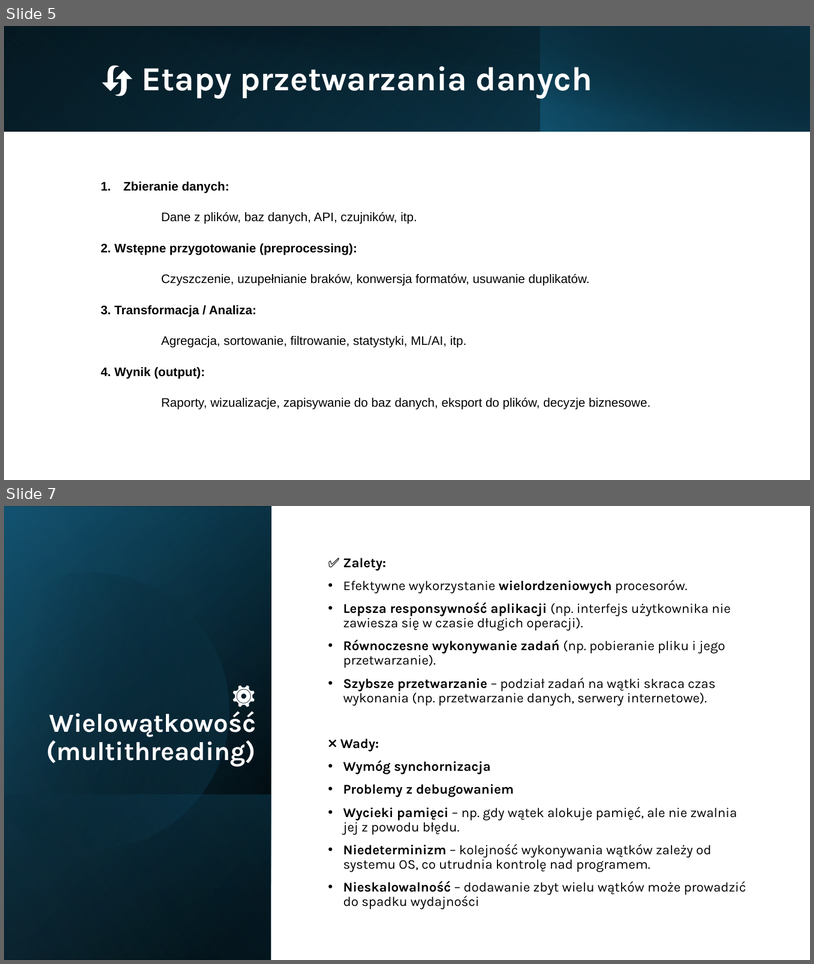
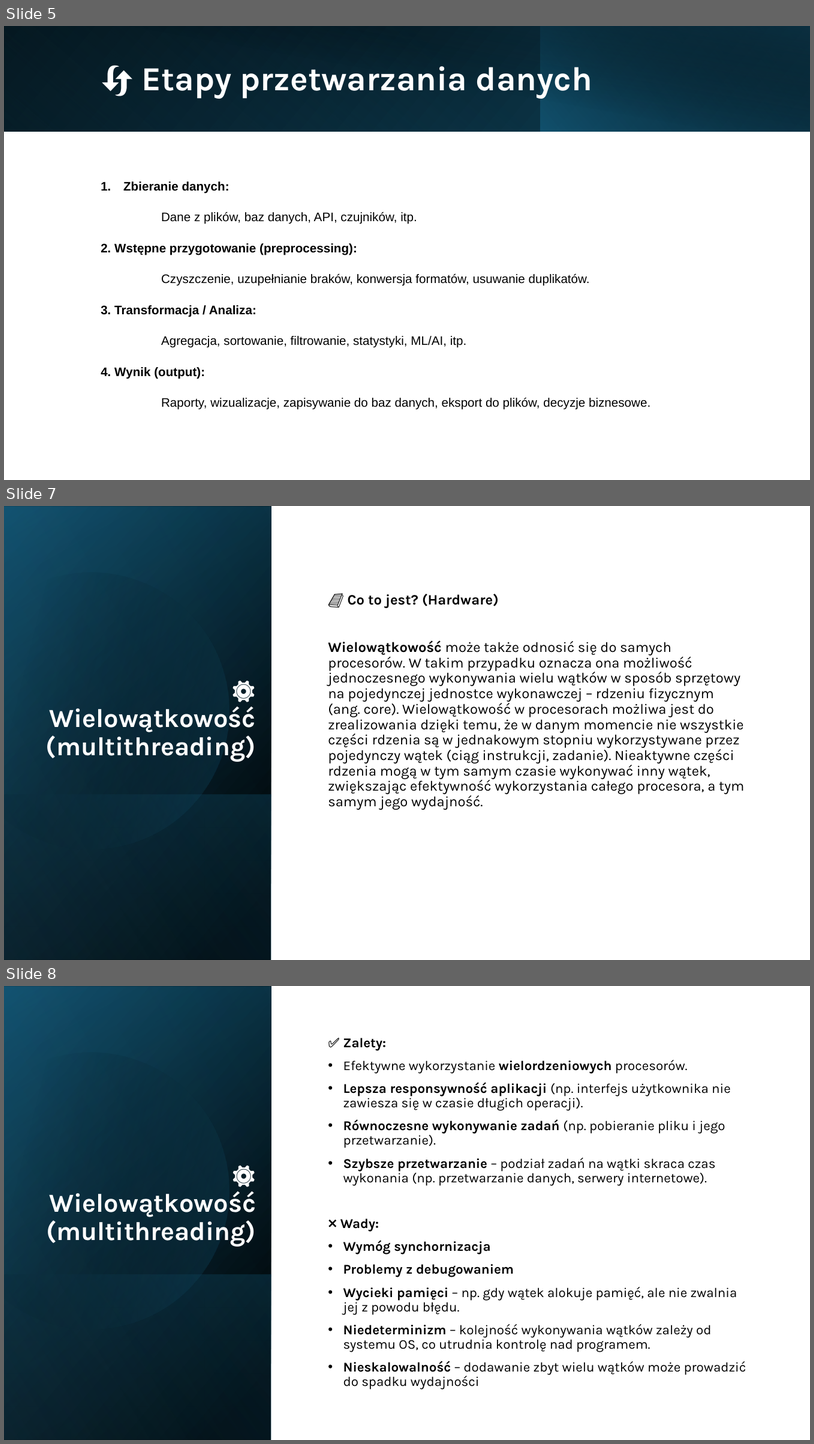
Before and after one commit to 6E776C7A/JPWP_Threds, a slide deck: Prezentacja_JPWP.pptx. Shown one above the other, each under a label of ours: slides 5 and 7 before the commit, slides 5, 7 and 8 after it; the slides between them are not shown. The pictures are 814x964 and 814x1444 pixels, drawn with LibreOffice and Linux fonts; fonts in the diff are those of the drawing. Boxes give left, top, right and bottom in pixels: in the first picture for what was removed or moved away, otherwise in the second. Text is boxed around its words. In the diff, an @@ line names an element or a change of style, - is before the commit and + after.

```diff
--- a/Prezentacja_JPWP.pptx
+++ b/Prezentacja_JPWP.pptx
@@ slide 7 added at (4,506,810,960), background #FFFFFF @@
@@ rectangle added at (4,506,810,960), fill #FFFFFF @@
@@ rectangle added at (4,506,272,960), fill gradient #000000 to #104862 @@
@@ rectangle added at (4,507,272,960), fill gradient #000000 to #156082 @@
@@ rectangle added at (4,506,272,959), fill gradient #000000 to #46B1E1 @@
@@ freeform shape added at (4,540,263,877), fill gradient #000000 to #156082 @@
@@ text added at (328,594,744,810), 17 pt, text #000000 @@
+📘 Co to jest? (Hardware)
+Wielowątkowość może także odnosić się do samych procesorów. W takim przypadku oznacza ona możliwość jednoczesnego wykonywania wielu wątków w sposób sprzętowy na pojedynczej jednostce wykonawczej – rdzeniu fizycznym (ang. core). Wielowątkowość w procesorach możliwa jest do zrealizowania dzięki temu, że w danym momencie nie wszystkie części rdzenia są w jednakowym stopniu wykorzystywane przez pojedynczy wątek (ciąg instrukcji, zadanie). Nieaktywne części rdzenia mogą w tym samym czasie wykonywać inny wątek, zwiększając efektywność wykorzystania całego procesora, a tym samym jego wydajność.
@@ title added at (46,706,256,762), 31 pt, text #FFFFFF, bold @@
+⚙️ Wielowątkowość (multithreading)
@@ rectangle added at (4,794,272,960), fill gradient #156082 to #000000 @@
@@ what was slide 7 is now slide 8 @@
```
Also in this commit, not shown: 2 slides changed, 2 other slides added, 3 other files.
